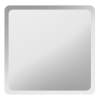
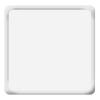
Layer changes from the first 100x100 image to the second:
added group "Information" with 3 layers above "Colorless" over (4, 5, 96, 95)
added layer "Shape 3 copy 6" in group "Information" over (4, 5, 96, 95)
added layer "Shape 3 copy 4" (screen) in group "Information" over (4, 5, 96, 95)
renamed "Group 1 copy" to "Colorless", hid the group it (2 layers) over (4, 5, 96, 95)
